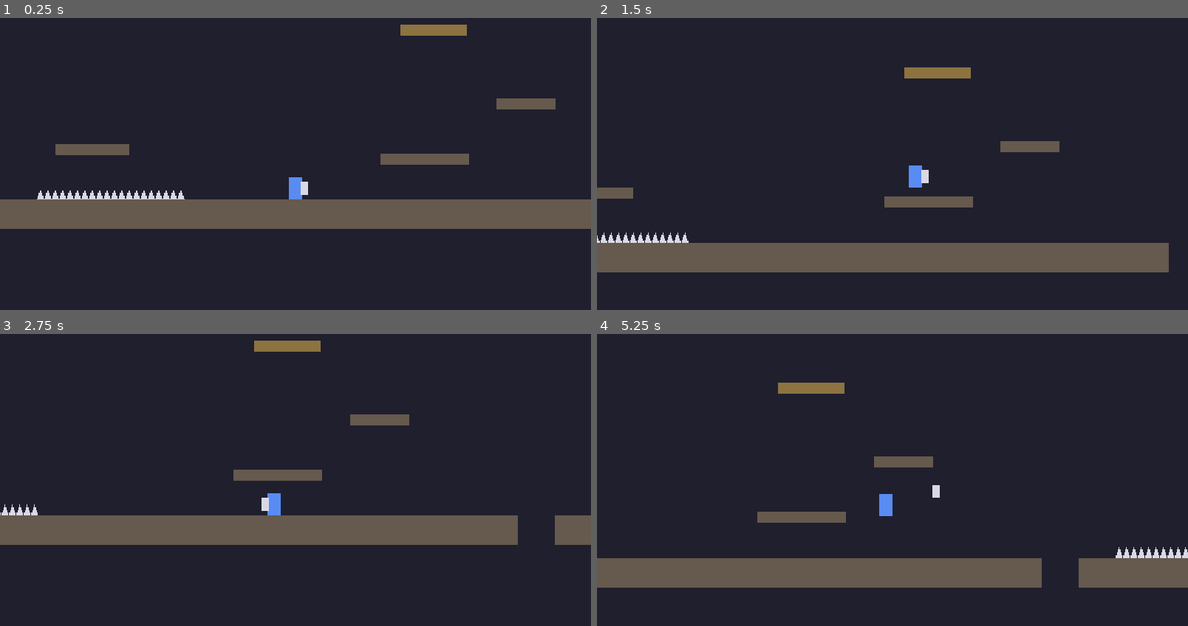
Above: before the commit, frames 1-4 (two rows, left to right).
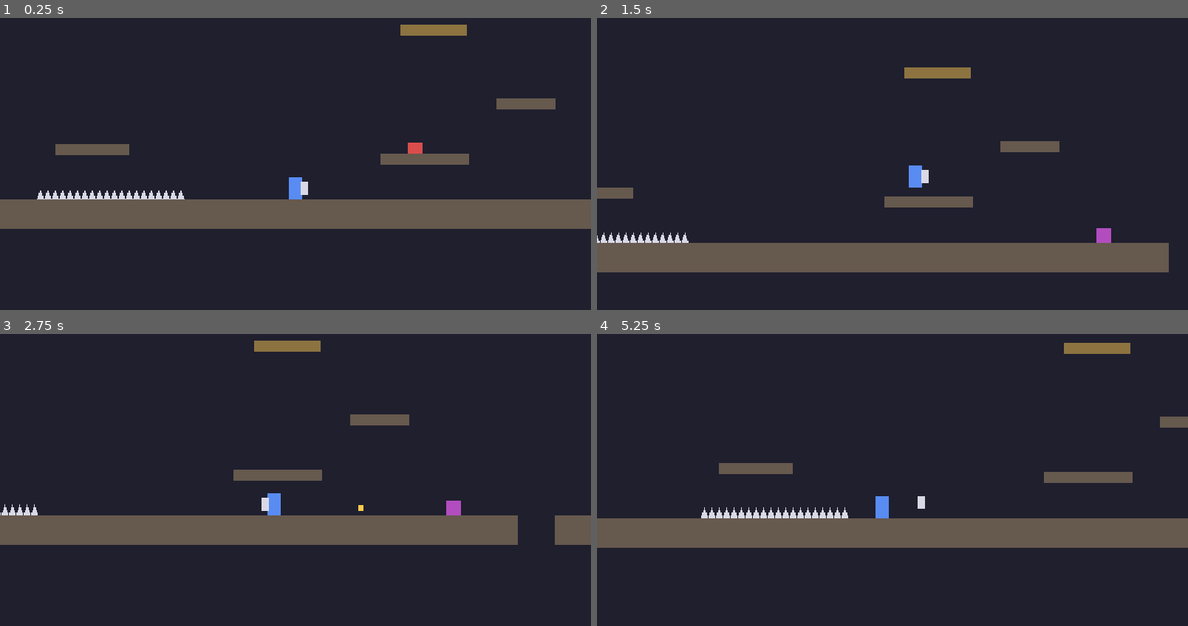
Above: after the commit, the same moments.

Repository: pjayyy96/2D_knightFight
Game: Godot game, scene res://scenes/main.tscn
Two runs of this game, one before a commit and one after it. Both use one fixed random seed, a clock stepped at 60 frames per second and the inputs below.
Inputs:
- Up to frame 1 (0.25 s): no input
- Up to frame 2 (1.5 s): hold D (move_right) from 0.53 s (still down); tap J (throw) at 0.6 s; tap Space (jump) at 0.77, 0.8, 1.07, 1.35 s
- Up to frame 3 (2.75 s): tap Space (jump) at 1.52, 1.82, 2.3 s; tap J (throw) at 1.55, 2.1 s; release D (move_right) at 2.03 s; hold A (move_left) from 2.03 s (still down)
- Up to frame 4 (5.25 s): release A (move_left) at 2.78 s; hold D (move_right) 2.78-4.28 s; tap J (throw) at 2.85, 4.35, 5.1 s; tap Space (jump) at 3.02, 3.32, 3.6, 3.77, 4.07, 4.52, 4.82 s; hold A (move_left) 4.28-5.03 s; hold D (move_right) from 5.03 s (still down)

The runs differ from the first frame. In frame 1, less than 0.1% of the frame differs, in the area x 69-72%, y 42-47%; in frame 2, 0.1%; in frame 3, 0.1%; in frame 4, 23%, in the area x 0-100%, y 3-87%.

Commit message:
Milestone 5: walker, shooter, bullets
Enemy base class (contact kills player, flying shield kills enemy,
pogo-able); walker patrols with floor/wall raycasts; shooter spawns
bullets that any shield blocks. Pogo now hits its target.
tests/test_enemies.gd covers throw/block/pogo/unshielded cases.

Co-Authored-By: Claude Opus 5.5 <noreply@anthropic.com>

Diff:
--- /dev/null
+++ b/node_2d.tscn
@@ -0,0 +1,3 @@
+[gd_scene format=3 uid="uid://dhbe0vfbpr8b0"]
+
+[node name="Node2D" type="Node2D" unique_id=1946907981]
--- /dev/null
+++ b/scenes/bullet.tscn
@@ -0,0 +1,20 @@
+[gd_scene load_steps=3 format=3]
+
+[ext_resource type="Script" path="res://scripts/bullet.gd" id="1"]
+
+[sub_resource type="RectangleShape2D" id="RectangleShape2D_bullet"]
+size = Vector2(6, 6)
+
+[node name="Bullet" type="Area2D"]
+script = ExtResource("1")
+
+[node name="CollisionShape2D" type="CollisionShape2D" parent="."]
+shape = SubResource("RectangleShape2D_bullet")
+
+[node name="Body" type="ColorRect" parent="."]
+offset_left = -3.0
+offset_top = -3.0
+offset_right = 3.0
+offset_bottom = 3.0
+mouse_filter = 2
+color = Color(1, 0.8, 0.3, 1)
--- /dev/null
+++ b/scenes/enemy_shooter.tscn
@@ -0,0 +1,20 @@
+[gd_scene load_steps=3 format=3]
+
+[ext_resource type="Script" path="res://scripts/enemy_shooter.gd" id="1"]
+
+[sub_resource type="RectangleShape2D" id="RectangleShape2D_shooter"]
+size = Vector2(16, 16)
+
+[node name="Shooter" type="Area2D"]
+script = ExtResource("1")
+
+[node name="CollisionShape2D" type="CollisionShape2D" parent="."]
+shape = SubResource("RectangleShape2D_shooter")
+
+[node name="Body" type="ColorRect" parent="."]
+offset_left = -8.0
+offset_top = -8.0
+offset_right = 8.0
+offset_bottom = 8.0
+mouse_filter = 2
+color = Color(0.7, 0.3, 0.75, 1)
--- /dev/null
+++ b/scenes/enemy_walker.tscn
@@ -0,0 +1,27 @@
+[gd_scene load_steps=3 format=3]
+
+[ext_resource type="Script" path="res://scripts/enemy_walker.gd" id="1"]
+
+[sub_resource type="RectangleShape2D" id="RectangleShape2D_walker"]
+size = Vector2(16, 12)
+
+[node name="Walker" type="Area2D"]
+script = ExtResource("1")
+
+[node name="CollisionShape2D" type="CollisionShape2D" parent="."]
+shape = SubResource("RectangleShape2D_walker")
+
+[node name="Body" type="ColorRect" parent="."]
+offset_left = -8.0
+offset_top = -6.0
+offset_right = 8.0
+offset_bottom = 6.0
+mouse_filter = 2
+color = Color(0.85, 0.3, 0.3, 1)
+
+[node name="FloorRay" type="RayCast2D" parent="."]
+position = Vector2(-9, 0)
+target_position = Vector2(0, 12)
+
+[node name="WallRay" type="RayCast2D" parent="."]
+target_position = Vector2(-12, 0)
--- a/scenes/main.tscn
+++ b/scenes/main.tscn
@@ -1,8 +1,10 @@
-[gd_scene load_steps=4 format=3]
+[gd_scene load_steps=6 format=3]
 
 [ext_resource type="PackedScene" path="res://scenes/player.tscn" id="1"]
 [ext_resource type="Script" path="res://scripts/platform.gd" id="2"]
 [ext_resource type="Script" path="res://scripts/spikes.gd" id="3"]
+[ext_resource type="PackedScene" path="res://scenes/enemy_walker.tscn" id="4"]
+[ext_resource type="PackedScene" path="res://scenes/enemy_shooter.tscn" id="5"]
 
 [node name="Main" type="Node2D"]
 
@@ -52,5 +54,11 @@
 script = ExtResource("3")
 width = 200.0
 
+[node name="Walker" parent="." instance=ExtResource("4")]
+position = Vector2(140, 28)
+
+[node name="Shooter" parent="." instance=ExtResource("5")]
+position = Vector2(330, 76)
+
 [node name="Player" parent="." instance=ExtResource("1")]
 position = Vector2(0, 60)
--- /dev/null
+++ b/scripts/bullet.gd
@@ -0,0 +1,27 @@
+extends Enemy
+## Flies straight. Gone when it touches any shield (held = blocked!), a wall, the player,
+## or when it gets too old. Still in the "pogo" group (from Enemy), so you can bounce on it.
+
+@export var speed := 120.0
+@export var lifetime := 3.0 # seconds, so missed bullets don't fly forever
+
+var direction := -1.0
+
+
+func _physics_process(delta: float) -> void:
+	position.x += direction * speed * delta
+	lifetime -= delta
+	if lifetime <= 0.0:
+		queue_free()
+
+
+# Override: kill the player like any enemy, but ALSO vanish on walls.
+func _on_body_entered(body: Node2D) -> void:
+	super(body)
+	hit()
+
+
+# Override: ANY shield stops a bullet, not just a flying one. That's how blocking works.
+func _on_area_entered(area: Area2D) -> void:
+	if area.is_in_group("shield"):
+		hit()
--- /dev/null
+++ b/scripts/enemy.gd
@@ -0,0 +1,31 @@
+class_name Enemy # registers "Enemy" as a type name, so other scripts can write `extends Enemy`
+extends Area2D
+## Shared rules for everything hostile (walker, shooter, bullet). Subclasses add movement.
+##  - touching the player's body kills the player
+##  - a FLYING shield kills us
+##  - we're in the "pogo" group, so the player can bounce on us (player.gd then calls hit())
+##
+## This is *inheritance*: write the common rules once here, and each enemy only adds what's
+## different. A subclass can replace (override) any of these functions.
+
+
+func _ready() -> void:
+	add_to_group("pogo")
+	body_entered.connect(_on_body_entered)
+	area_entered.connect(_on_area_entered)
+
+
+func _on_body_entered(body: Node2D) -> void:
+	if body.has_method("die"):
+		body.die()
+
+
+func _on_area_entered(area: Area2D) -> void:
+	if area.is_in_group("shield") and area.is_flying():
+		hit()
+
+
+## Called when we get hit (thrown shield or pogo). Default: vanish.
+## Later: drop gold (milestone 6); a boss will lose HP instead (milestone 9).
+func hit() -> void:
+	queue_free() # remove from the game at the end of this frame
--- /dev/null
+++ b/scripts/enemy_shooter.gd
@@ -0,0 +1,23 @@
+extends Enemy
+## Stands still and fires a bullet every `fire_interval` seconds toward `direction`.
+
+const BulletScene = preload("res://scenes/bullet.tscn") # load once, spawn many
+
+@export var direction := -1.0 # -1 = shoots left, 1 = right
+@export var fire_interval := 2.0
+
+
+func _ready() -> void:
+	super() # run Enemy._ready() too (groups + signals). Overriding replaces it otherwise!
+	var timer := Timer.new()
+	timer.wait_time = fire_interval
+	timer.autostart = true
+	timer.timeout.connect(_fire)
+	add_child(timer)
+
+
+func _fire() -> void:
+	var bullet := BulletScene.instantiate()
+	bullet.direction = direction
+	bullet.position = position + Vector2(direction * 12.0, 0.0) # spawn just outside our body
+	get_parent().add_child(bullet) # a sibling, so it doesn't move with us or die with us
--- /dev/null
+++ b/scripts/enemy_walker.gd
@@ -0,0 +1,29 @@
+extends Enemy
+## Patrols back and forth on its platform, turning at walls and ledges.
+## It "feels" the world with two RayCast2D nodes (invisible lines that report what they touch):
+##   FloorRay: from just past our front edge, straight down. Nothing there = ledge ahead.
+##   WallRay:  straight ahead. Something there = wall ahead.
+
+@export var speed := 40.0
+
+var direction := -1.0 # -1 = left, 1 = right
+
+@onready var floor_ray: RayCast2D = $FloorRay
+@onready var wall_ray: RayCast2D = $WallRay
+
+
+func _physics_process(delta: float) -> void:
+	_aim_rays()
+	if wall_ray.is_colliding() or not floor_ray.is_colliding():
+		direction = -direction
+		# Re-aim right away. Otherwise next frame still reads the OLD side's answer,
+		# turns again, and the walker gets stuck jittering at the ledge.
+		_aim_rays()
+	position.x += direction * speed * delta
+
+
+func _aim_rays() -> void:
+	floor_ray.position.x = direction * 9.0
+	wall_ray.target_position.x = direction * 12.0
+	floor_ray.force_raycast_update() # ask now, don't wait for the next physics step
+	wall_ray.force_raycast_update()
--- a/scripts/player.gd
+++ b/scripts/player.gd
@@ -83,9 +83,14 @@
 	# 7. Pogo, BEFORE moving. The shield sits below our feet, so it reaches spikes first.
 	#    Bouncing now (before this frame's move) means the body never gets there.
 	#    Only while falling, otherwise rising out of a bounce would re-trigger it.
+	#    Whatever we bounced on gets hit too (enemies die, bullets pop; spikes have no hit()).
 	shield_down = not is_on_floor() and Input.is_action_pressed("shield_down")
-	if shield_down and velocity.y > 0.0 and shield.touching_pogo_target():
-		pogo()
+	if shield_down and velocity.y > 0.0:
+		var target: Area2D = shield.pogo_target()
+		if target:
+			pogo()
+			if target.has_method("hit"):
+				target.hit()
 
 	# 8. Let Godot move us and resolve collisions (also updates is_on_floor()).
 	move_and_slide()
--- a/scripts/shield.gd
+++ b/scripts/shield.gd
@@ -21,6 +21,15 @@
 var player: Node2D                 # set by the player in its _ready()
 var _velocity := Vector2.ZERO
 var _traveled := 0.0
+
+
+func _ready() -> void:
+	add_to_group("shield") # enemies and bullets look for this tag
+
+
+## Enemies die only to a FLYING shield; a held one just blocks bullets.
+func is_flying() -> bool:
+	return state != State.HELD
 
 
 ## Called by the player. Returns false if the shield isn't in hand.
@@ -71,12 +80,13 @@
 
 
 ## Asked by the player every frame while the shield is held down.
-## Anything in the "pogo" group can be bounced on: spikes now, enemies and bullets later.
-## A *group* is a tag you put on nodes; this way the shield doesn't need to know what spikes are.
-func touching_pogo_target() -> bool:
+## Returns the thing under the shield that can be bounced on (spikes, enemy, bullet), or null.
+## Anything in the "pogo" group counts. A *group* is a tag you put on nodes; this way the
+## shield doesn't need to know what spikes or enemies are.
+func pogo_target() -> Area2D:
 	if state != State.HELD:
-		return false # shield is flying: nothing under your feet
+		return null # shield is flying: nothing under your feet
 	for area in get_overlapping_areas():
 		if area.is_in_group("pogo"):
-			return true
-	return false
+			return area
+	return null
--- /dev/null
+++ b/tests/test_enemies.gd
@@ -0,0 +1,88 @@
+extends SceneTree
+## Self-check for enemies vs. shield, with real physics.
+## Run from the project folder:
+##   godot --headless --path . --script tests/test_enemies.gd
+
+const PlayerScene = preload("res://scenes/player.tscn")
+const WalkerScene = preload("res://scenes/enemy_walker.tscn")
+const BulletScene = preload("res://scenes/bullet.tscn")
+const PlatformScript = preload("res://scripts/platform.gd")
+
+var failures := 0
+var level: Node2D
+var player
+var deaths := 0
+
+
+func check(ok: bool, what: String) -> void:
+	if not ok:
+		failures += 1
+		printerr("FAIL: ", what)
+
+
+func _initialize() -> void:
+	# 1. Thrown shield kills a walker.
+	await setup_level(true)
+	var walker := spawn(WalkerScene, Vector2(60, 0))
+	player.shield.throw(1.0)
+	await frames(40)
+	check(not is_instance_valid(walker), "thrown shield kills walker")
+	check(deaths == 0, "player safe while killing walker")
+
+	# 2. Held shield (facing the bullet) blocks it.
+	await setup_level(true)
+	var bullet := spawn(BulletScene, Vector2(80, 0)) # flies left, toward the player
+	await frames(60)
+	check(not is_instance_valid(bullet), "held shield blocks bullet")
+	check(deaths == 0, "blocked bullet doesn't kill")
+
+	# 3. No shield in hand: the bullet hits the body.
+	await setup_level(true)
+	player.shield.throw(-1.0) # throw it away from the bullet
+	spawn(BulletScene, Vector2(80, 0))
+	await frames(60)
+	check(deaths > 0, "unshielded player dies to bullet")
+
+	# 4. Pogo on a walker: bounce, walker dies, player survives.
+	await setup_level(false) # no floor: the player falls onto the walker
+	walker = spawn(WalkerScene, Vector2(0, 80))
+	Input.action_press("shield_down")
+	await frames(60)
+	Input.action_release("shield_down")
+	check(not is_instance_valid(walker), "pogo kills walker")
+	check(deaths == 0, "pogo on walker doesn't kill player")
+
+	print("enemy tests: ", "OK" if failures == 0 else "FAILED (%d)" % failures)
+	quit(failures)
+
+
+## Fresh level each time: player at (0, 0), optionally standing on a floor.
+func setup_level(with_floor: bool) -> void:
+	if level:
+		level.queue_free()
+		await process_frame
+	level = Node2D.new()
+	root.add_child(level)
+	if with_floor:
+		var floor_block := StaticBody2D.new()
+		floor_block.set_script(PlatformScript)
+		floor_block.size = Vector2(400, 16)
+		floor_block.position = Vector2(0, 20) # top at y=12 = the player's feet
+		level.add_child(floor_block)
+	player = PlayerScene.instantiate()
+	level.add_child(player)
+	deaths = 0
+	player.died.connect(func(): deaths += 1)
+	await frames(2) # let _ready() run and the player settle
+
+
+func spawn(scene: PackedScene, pos: Vector2) -> Node2D:
+	var node := scene.instantiate()
+	node.position = pos
+	level.add_child(node)
+	return node
+
+
+func frames(n: int) -> void:
+	for i in n:
+		await physics_frame
Not shown, added: scripts/bullet.gd.uid
Not shown, added: scripts/enemy.gd.uid
Not shown, added: scripts/enemy_shooter.gd.uid
Not shown, added: scripts/enemy_walker.gd.uid
Not shown, added: tests/test_enemies.gd.uid
Not shown, changed: LEARN.md
